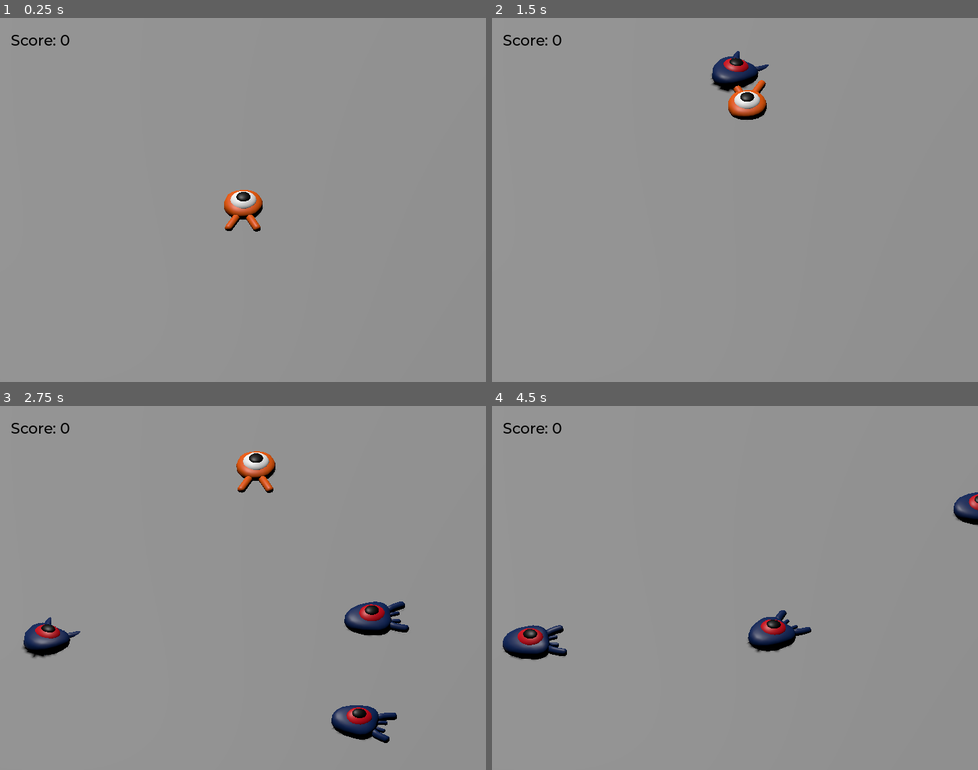
Above: before the commit, frames 1-4 (two rows, left to right).
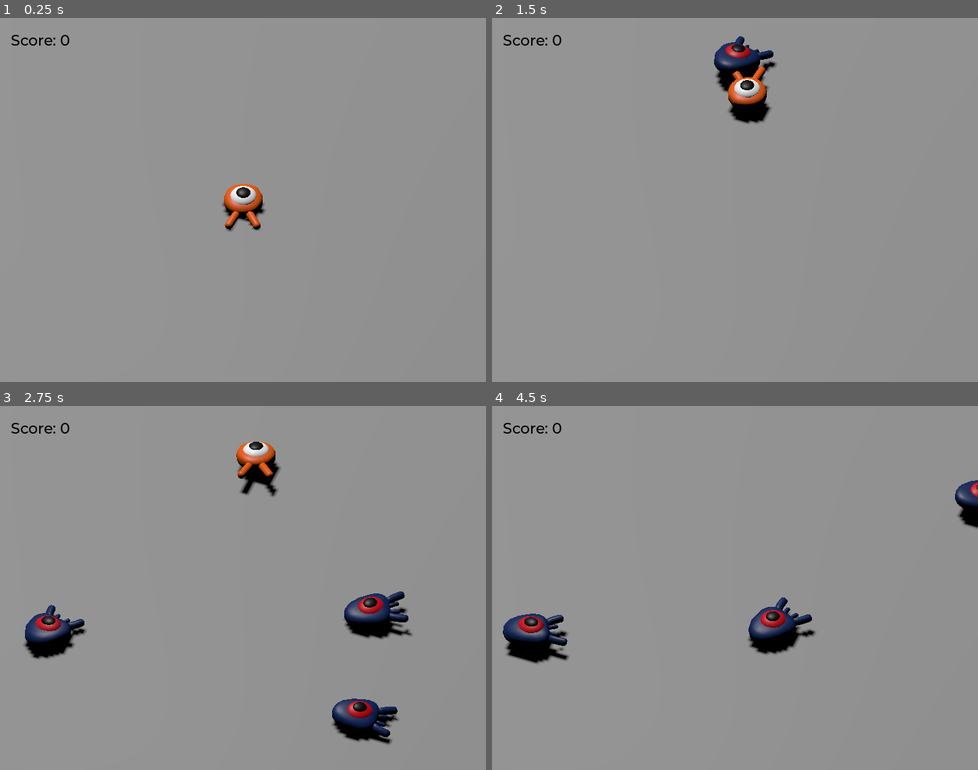
Above: after the commit, the same moments.

Repository: Guterfps/Godot-first-3D-game
Game: Godot game, scene res://scenes/main/main.tscn
Same seed, same stepped clock (60 frames per second), same inputs: the game is played once before the commit and once after it.
Inputs:
- Up to frame 1 (0.25 s): no input
- Up to frame 2 (1.5 s): tap Enter (ui_accept) at 0.5 s; hold Up (move_forward) 0.53-1.28 s; tap Space (jump) at 0.6, 0.77, 1.07 s; hold Down (move_back) from 1.28 s (still down); tap Right (move_tight) at 1.35 s
- Up to frame 3 (2.75 s): tap Space (jump) at 1.52, 1.55, 1.82, 2.1 s; release Down (move_back) at 2.03 s; hold Up (move_forward) from 2.03 s (still down)
- Up to frame 4 (4.5 s): tap Right (move_tight) at 2.85, 4.35 s; tap Space (jump) at 3.02, 3.05, 3.32, 3.6, 3.77, 4.07 s; release Up (move_forward) at 3.53 s; hold Left (move_left) from 3.53 s (still down)

The runs differ from the first frame. In frame 1, 0.7% of the frame differs, in the area x 45-55%, y 45-59%; in frame 2, 1.9%; in frame 3, 4.1%, in the area x 4-85%, y 9-93%; in frame 4, 2.9%.

Commit message:
animations

Diff:
--- a/scenes/mob/mob.gd
+++ b/scenes/mob/mob.gd
@@ -16,6 +16,7 @@
 	velocity = Vector3.FORWARD * random_speed
 	velocity = velocity.rotated(Vector3.UP, rotation.y)
 
+	$AnimationPlayer.speed_scale = float(random_speed) / min_speed
 
 func _on_visible_on_screen_notifier_3d_screen_exited() -> void:
 	queue_free()
--- a/scenes/mob/mob.tscn
+++ b/scenes/mob/mob.tscn
@@ -4,7 +4,41 @@
 [ext_resource type="PackedScene" uid="uid://bicorb7we351t" path="res://art/mob.glb" id="2_w5ba3"]
 
 [sub_resource type="BoxShape3D" id="BoxShape3D_oydm2"]
-size = Vector3(1.6369483, 0.99658203, 2.102188)
+size = Vector3(1.6369483, 0.7775879, 2.102188)
+
+[sub_resource type="Animation" id="Animation_nnm6l"]
+resource_name = "float"
+length = 1.2
+loop_mode = 1
+tracks/0/type = "value"
+tracks/0/imported = false
+tracks/0/enabled = true
+tracks/0/path = NodePath("Pivot/Character:position")
+tracks/0/interp = 1
+tracks/0/loop_wrap = true
+tracks/0/keys = {
+"times": PackedFloat32Array(0.3, 0.7, 1.2),
+"transitions": PackedFloat32Array(0.3789294, 2.0705302, 1),
+"update": 0,
+"values": [Vector3(0, 0.09666163, 0), Vector3(0, 0.65, 0), Vector3(0, 0.35, 0)]
+}
+tracks/1/type = "value"
+tracks/1/imported = false
+tracks/1/enabled = true
+tracks/1/path = NodePath("Pivot/Character:rotation")
+tracks/1/interp = 1
+tracks/1/loop_wrap = true
+tracks/1/keys = {
+"times": PackedFloat32Array(0.1, 0.5, 1.2),
+"transitions": PackedFloat32Array(0.3789294, 0.43527538, 1),
+"update": 0,
+"values": [Vector3(0, 0, 0), Vector3(0.13962634, 0, 0), Vector3(-0.15707964, 0, 0)]
+}
+
+[sub_resource type="AnimationLibrary" id="AnimationLibrary_w5ba3"]
+_data = {
+&"float": SubResource("Animation_nnm6l")
+}
 
 [node name="Mob" type="CharacterBody3D" unique_id=525024403 groups=["mob"]]
 collision_layer = 2
@@ -12,14 +46,20 @@
 script = ExtResource("1_nnm6l")
 
 [node name="Pivot" type="Node3D" parent="." unique_id=1548810531]
+transform = Transform3D(1, 0, 0, 0, 1, 0, 0, 0, 1, 0, 0.2, 0)
 
 [node name="Character" parent="Pivot" unique_id=1071239996 instance=ExtResource("2_w5ba3")]
+transform = Transform3D(1, 0, 0, 0, 0.98768836, 0.15643448, 0, -0.15643448, 0.98768836, 0, 0.35, 0)
 
 [node name="CollisionShape3D" type="CollisionShape3D" parent="." unique_id=753944073]
-transform = Transform3D(1, 0, 0, 0, 1, 0, 0, 0, 1, 0.01322186, 0.27905273, -0.03351593)
+transform = Transform3D(1, 0, 0, 0, 1, 0, 0, 0, 1, 0.01322186, 0.3885498, -0.03351593)
 shape = SubResource("BoxShape3D_oydm2")
 
 [node name="VisibleOnScreenNotifier3D" type="VisibleOnScreenNotifier3D" parent="." unique_id=1401340117]
 aabb = AABB(-1.1642897, -1, -1.8977259, 2.3285794, 2, 3.7954519)
 
+[node name="AnimationPlayer" type="AnimationPlayer" parent="." unique_id=2138506991]
+libraries/ = SubResource("AnimationLibrary_w5ba3")
+autoplay = &"float"
+
 [connection signal="screen_exited" from="VisibleOnScreenNotifier3D" to="." method="_on_visible_on_screen_notifier_3d_screen_exited"]
--- a/scenes/music_player.tscn
+++ b/scenes/music_player.tscn
@@ -4,4 +4,5 @@
 
 [node name="MusicPlayer" type="AudioStreamPlayer" unique_id=1740702241]
 stream = ExtResource("1_jxdhu")
+volume_db = -10.0
 autoplay = true
--- a/scenes/player/player.gd
+++ b/scenes/player/player.gd
@@ -24,6 +24,9 @@
 	if direction != Vector3.ZERO:
 		direction = direction.normalized()
 		$Pivot.basis = Basis.looking_at(direction)
+		$AnimationPlayer.speed_scale = 4
+	else:
+		$AnimationPlayer.speed_scale = 1
 
 	apply_ground_velocity(direction)
 	apply_vertical_velocity(delta)
@@ -32,6 +35,8 @@
 
 	velocity = target_velocity
 	move_and_slide()
+
+	$Pivot.rotation.x = ((PI / 6) * velocity.y) / jump_impulse
 
 func apply_ground_velocity(direction: Vector3) -> void:
 		target_velocity.x = direction.x * speed
--- a/scenes/player/player.tscn
+++ b/scenes/player/player.tscn
@@ -11,11 +11,74 @@
 height = 0.14935303
 radius = 1.1098633
 
+[sub_resource type="Animation" id="Animation_dovo2"]
+length = 0.001
+tracks/0/type = "value"
+tracks/0/imported = false
+tracks/0/enabled = true
+tracks/0/path = NodePath("Pivot/Character:position")
+tracks/0/interp = 1
+tracks/0/loop_wrap = true
+tracks/0/keys = {
+"times": PackedFloat32Array(0),
+"transitions": PackedFloat32Array(1),
+"update": 0,
+"values": [Vector3(0, 0.09666163, 0)]
+}
+tracks/1/type = "value"
+tracks/1/imported = false
+tracks/1/enabled = true
+tracks/1/path = NodePath("Pivot/Character:rotation")
+tracks/1/interp = 1
+tracks/1/loop_wrap = true
+tracks/1/keys = {
+"times": PackedFloat32Array(0),
+"transitions": PackedFloat32Array(1),
+"update": 0,
+"values": [Vector3(0, 0, 0)]
+}
+
+[sub_resource type="Animation" id="Animation_gmlin"]
+resource_name = "float"
+length = 1.2
+loop_mode = 1
+tracks/0/type = "value"
+tracks/0/imported = false
+tracks/0/enabled = true
+tracks/0/path = NodePath("Pivot/Character:position")
+tracks/0/interp = 1
+tracks/0/loop_wrap = true
+tracks/0/keys = {
+"times": PackedFloat32Array(0.3, 0.7, 1.2),
+"transitions": PackedFloat32Array(0.3789294, 2.0705302, 1),
+"update": 0,
+"values": [Vector3(0, 0.09666163, 0), Vector3(0, 0.65, 0), Vector3(0, 0.35, 0)]
+}
+tracks/1/type = "value"
+tracks/1/imported = false
+tracks/1/enabled = true
+tracks/1/path = NodePath("Pivot/Character:rotation")
+tracks/1/interp = 1
+tracks/1/loop_wrap = true
+tracks/1/keys = {
+"times": PackedFloat32Array(0.1, 0.5, 1.2),
+"transitions": PackedFloat32Array(0.3789294, 0.43527538, 1),
+"update": 0,
+"values": [Vector3(0, 0, 0), Vector3(0.13962634, 0, 0), Vector3(-0.15707964, 0, 0)]
+}
+
+[sub_resource type="AnimationLibrary" id="AnimationLibrary_lvxji"]
+_data = {
+&"RESET": SubResource("Animation_dovo2"),
+&"float": SubResource("Animation_gmlin")
+}
+
 [node name="Player" type="CharacterBody3D" unique_id=1022684590]
 collision_mask = 6
 script = ExtResource("1_dovo2")
 
 [node name="Pivot" type="Node3D" parent="." unique_id=923930952]
+transform = Transform3D(1, 0, 0, 0, 1, 0, 0, 0, 1, 0, 0.3, 0)
 
 [node name="Character" parent="Pivot" unique_id=1235057051 instance=ExtResource("1_8afob")]
 transform = Transform3D(1, 0, 0, 0, 1, 0, 0, 0, 1, 0, 0.09666163, 0)
@@ -33,4 +96,8 @@
 transform = Transform3D(1, 0, 0, 0, 1, 0, 0, 0, 1, 0, 0.7656182, 0)
 shape = SubResource("CylinderShape3D_gmlin")
 
+[node name="AnimationPlayer" type="AnimationPlayer" parent="." unique_id=679629934]
+libraries/ = SubResource("AnimationLibrary_lvxji")
+autoplay = &"float"
+
 [connection signal="body_entered" from="MobDetector" to="." method="_on_mob_detector_body_entered"]
